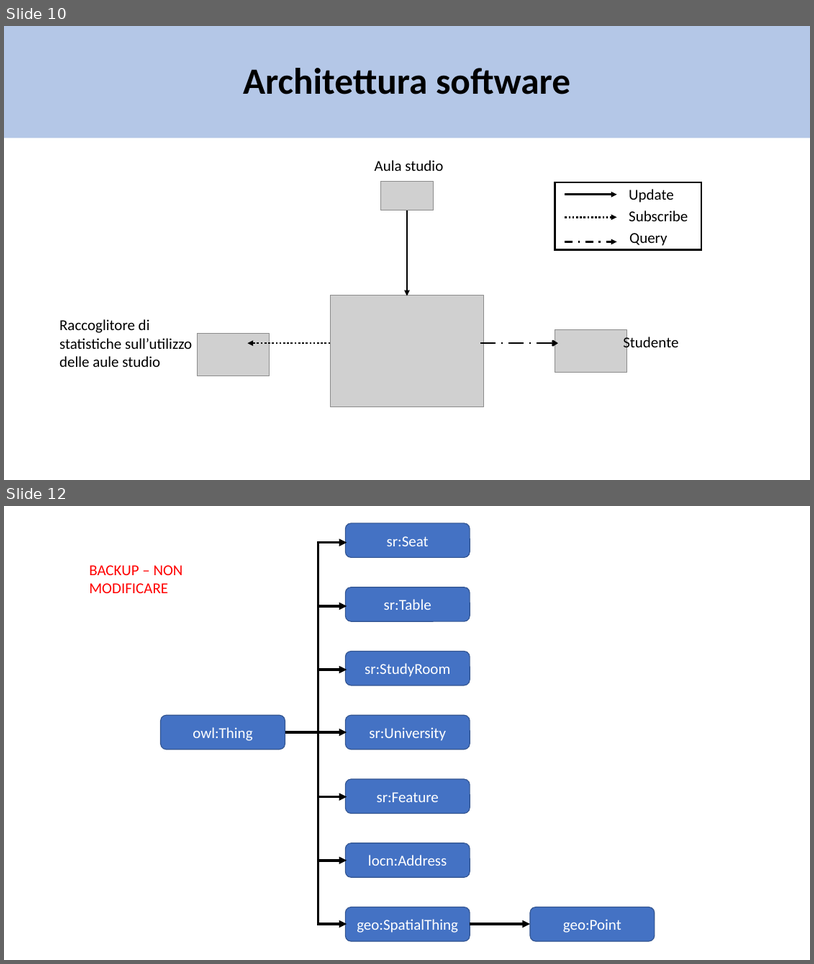
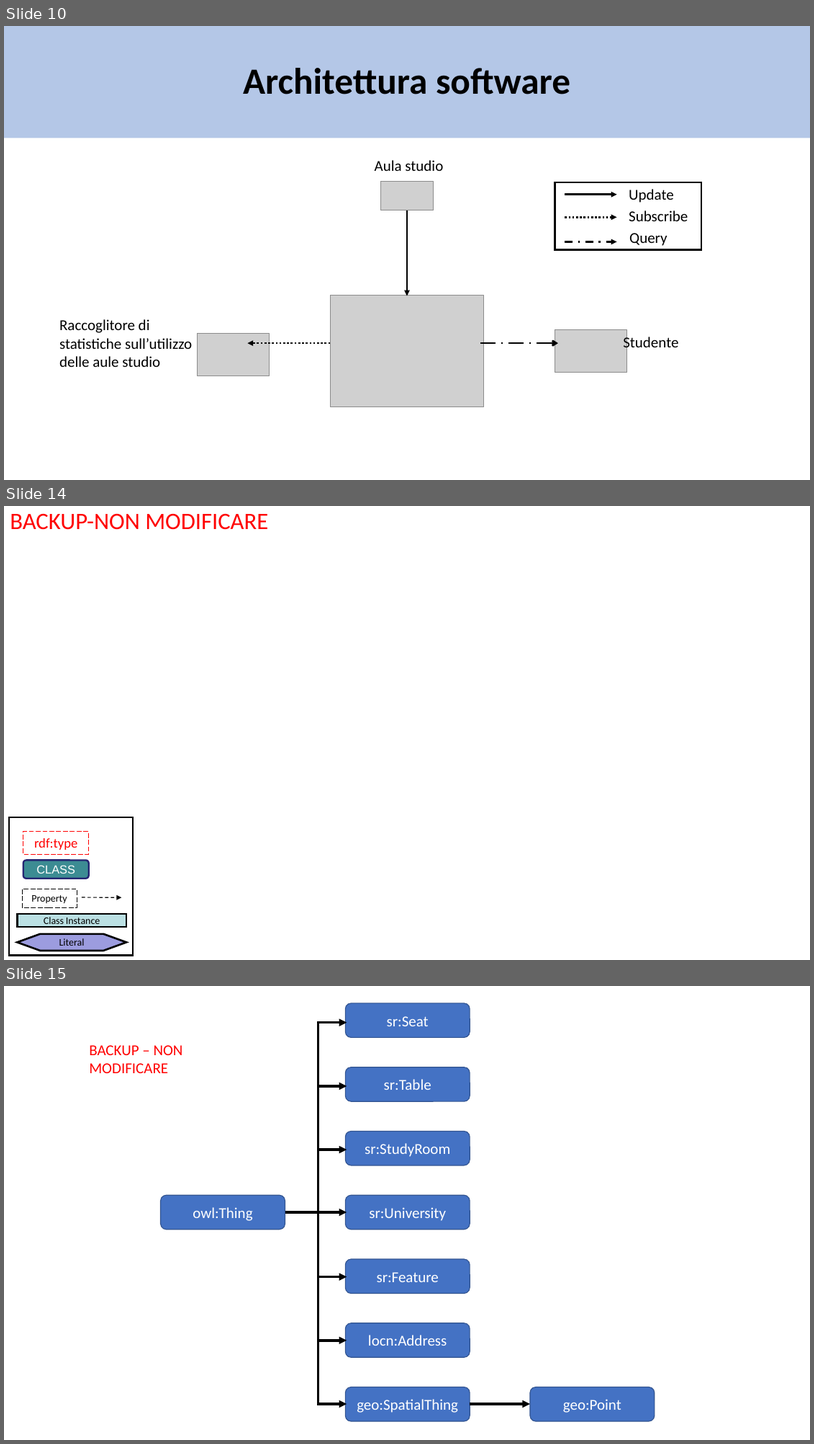
Before and after one commit to matte21/CalcM, a slide deck: ontologia.pptx. Shown one above the other, each under a label of ours: slides 10 and 12 before the commit, slides 10, 14 and 15 after it; the slides between them are not shown. The pictures are 814x964 and 814x1444 pixels, drawn with LibreOffice and Linux fonts; fonts in the diff are those of the drawing; grey boxes stand for pictures. Boxes give left, top, right and bottom in pixels: in the first picture for what was removed or moved away, otherwise in the second. Text is boxed around its words. In the diff, an @@ line names an element or a change of style, - is before the commit and + after.

```diff
--- a/ontologia.pptx
+++ b/ontologia.pptx
@@ slide 14 added at <box>4,506,810,960</box>, background #FFFFFF @@
@@ text added at <box>10,513,268,530</box>, 28 pt, text #FF0000 @@
+BACKUP-NON MODIFICARE
@@ group added at <box>9,817,133,955</box>: 4 rectangles, 1 hexagon, 1 arrow, 1 rounded rectangle @@
+Class Instance
+Property
+Literal
+rdf:type
+CLASS
@@ what was slide 12 is now slide 15 @@
```
Also in this commit, not shown: 2 slides changed, 1 other slide added.
